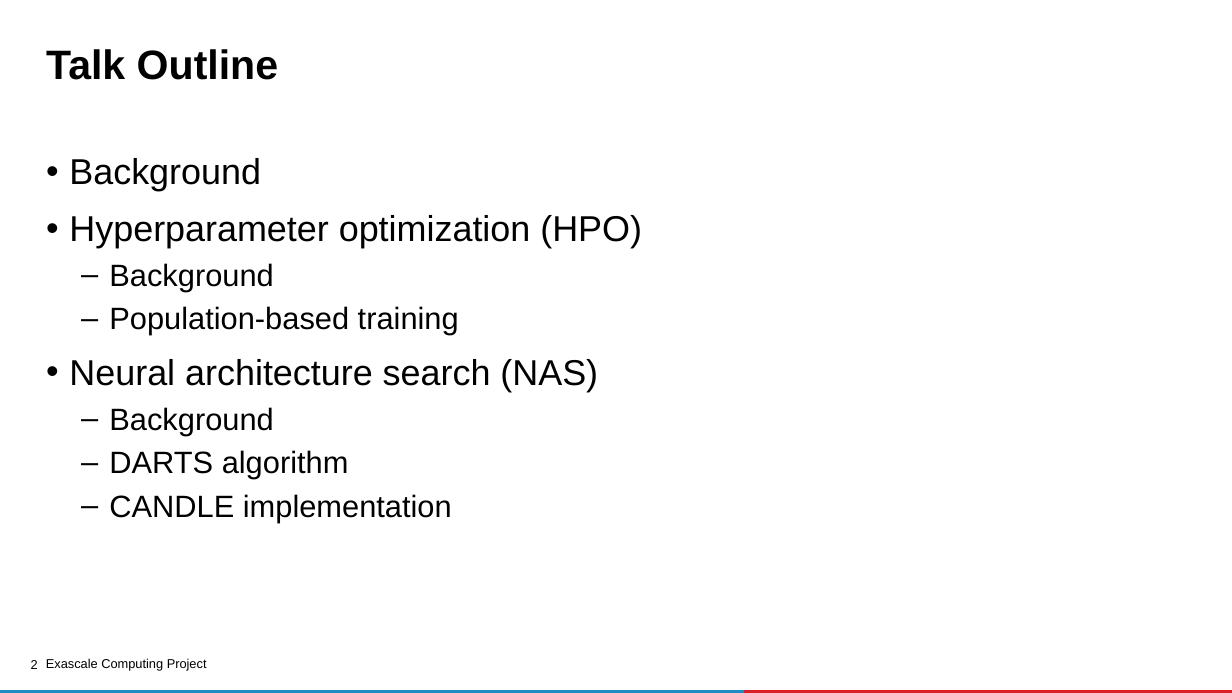
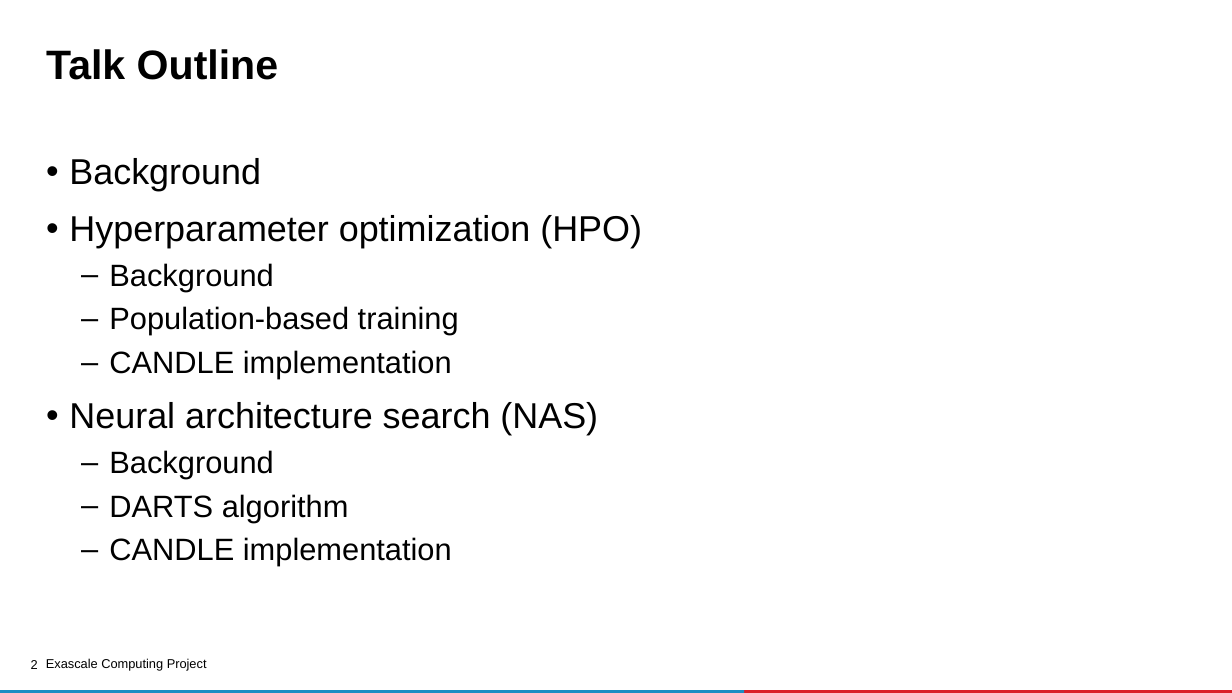
Before and after one commit to ECP-CANDLE/Tutorials, a slide deck: slide 2 of 2020/ECP/slides/05-nas.pptx. Drawn at 1232x693 pixels with LibreOffice and Linux fonts; fonts in the diff are those of the drawing; background and template pictures are left out. Boxes give left, top, right and bottom in pixels: in the first picture for what was removed or moved away, otherwise in the second. Text is boxed around its words. In the diff, an @@ line names an element or a change of style, - is before the commit and + after.

```diff
--- a/2020/ECP/slides/05-nas.pptx
+++ b/2020/ECP/slides/05-nas.pptx
@@ text at box(109, 350, 452, 378): paragraph added @@
+  – CANDLE implementation
```
Also in this commit, not shown: 5 other slides changed, 1 other file.
